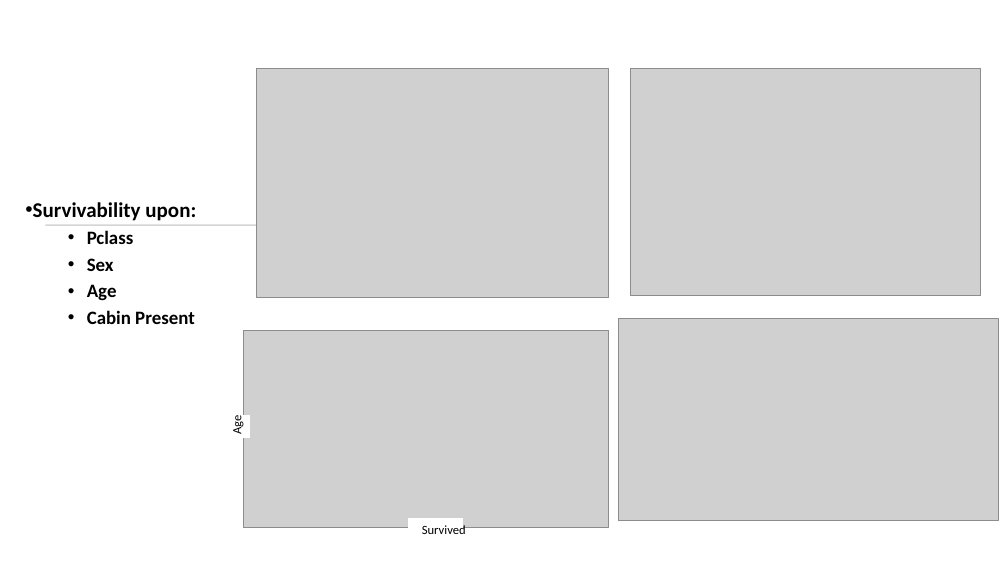
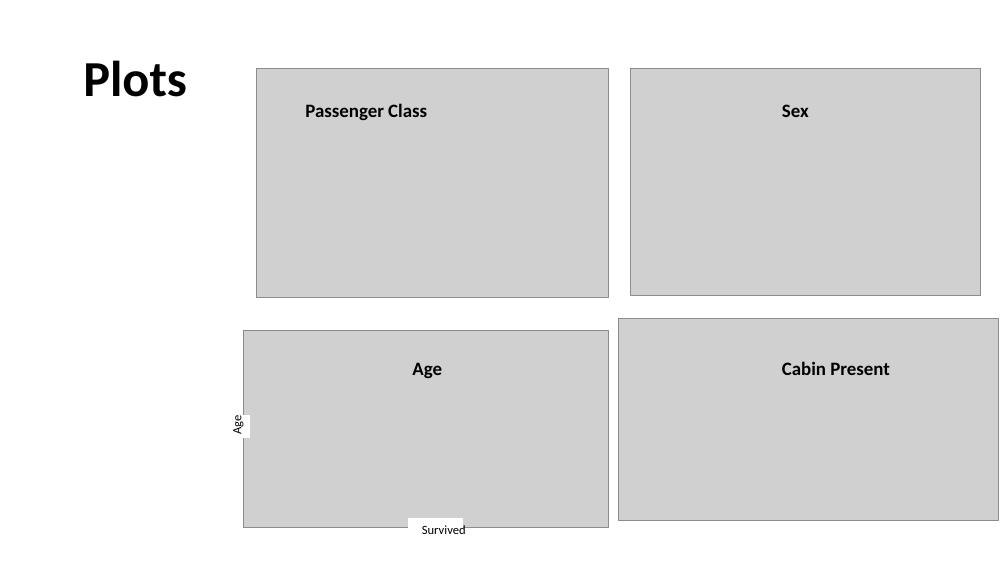
Before and after one commit to huddack20/Project4-ML-ETL, a slide deck: slide 5 of Project4.pptx. Drawn at 1008x567 pixels with LibreOffice and Linux fonts; fonts in the diff are those of the drawing; grey boxes stand for pictures. Boxes give left, top, right and bottom in pixels: in the first picture for what was removed or moved away, otherwise in the second. Text is boxed around its words. In the diff, an @@ line names an element or a change of style, - is before the commit and + after.

```diff
--- a/Project4.pptx
+++ b/Project4.pptx
@@ text added at [83, 60, 187, 97], 48 pt, text #000000, bold @@
+Plots
@@ text added at [305, 103, 427, 120], 18 pt, text #000000, bold @@
+Passenger Class
@@ text added at [782, 104, 809, 117], 18 pt, text #000000, bold @@
+Sex
@@ text removed at [33, 202, 196, 324] @@
-• Survivability upon:
-• Pclass
-• Sex
-• Age
-• Cabin Present
@@ rectangle removed at [45, 225, 374, 226] @@
@@ text added at [412, 362, 442, 378], 18 pt, text #000000, bold @@
+Age
@@ text added at [782, 361, 890, 375], 18 pt, text #000000, bold @@
+Cabin Present
```
Also in this commit, not shown: 4 other slides changed, 2 slides added, 1 slide removed.
